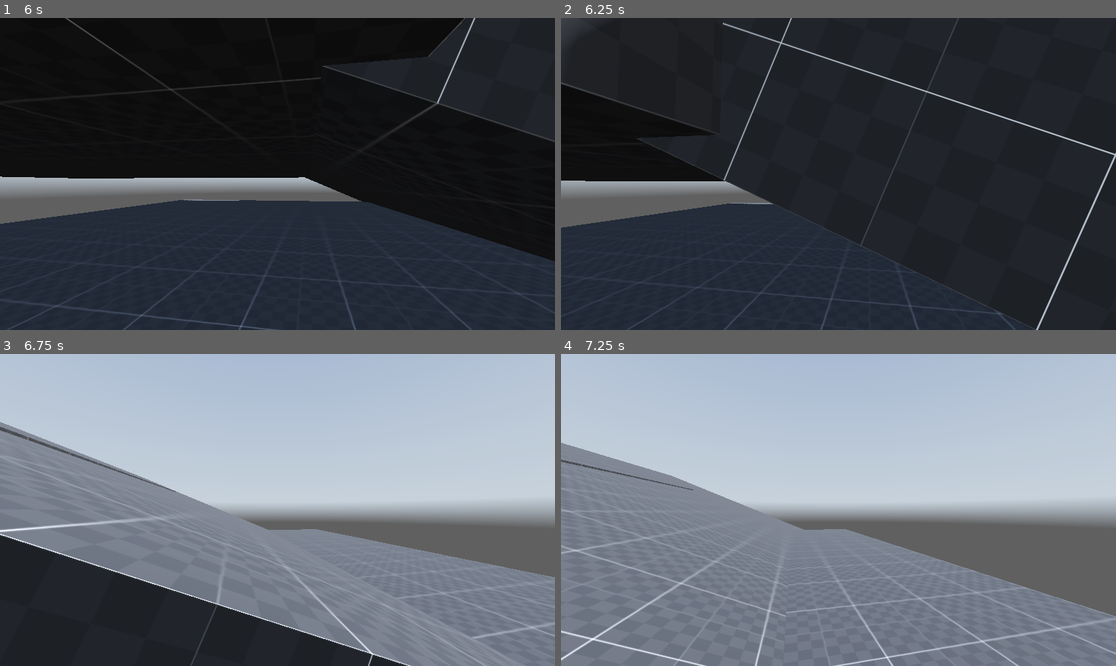
Above: before the commit, frames 1-4 (two rows, left to right).
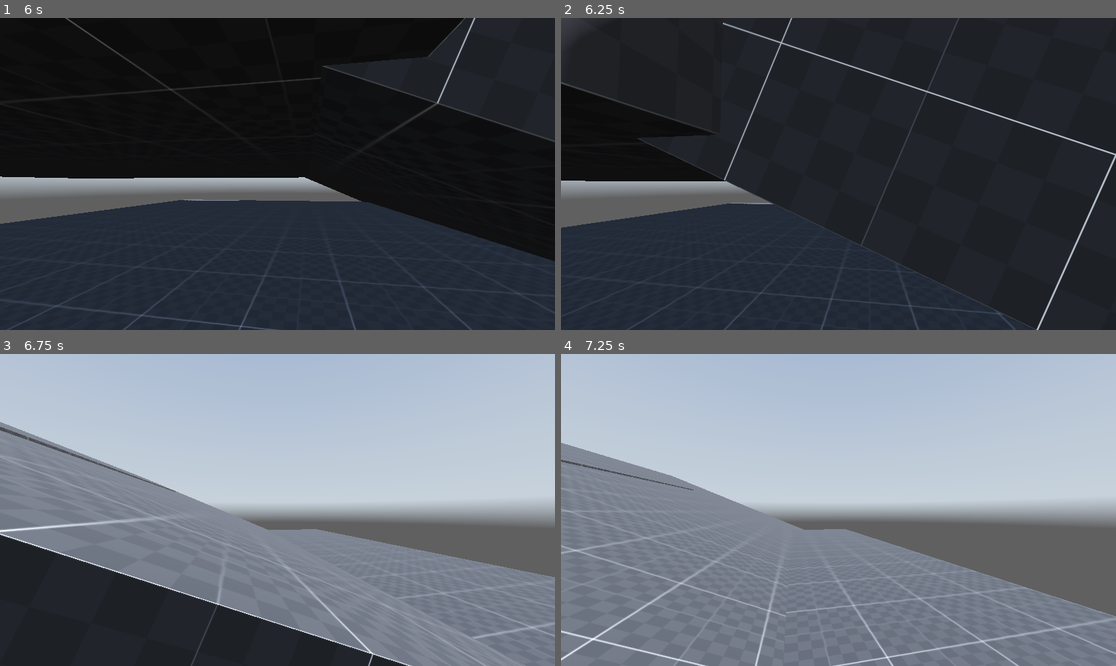
Above: after the commit, the same moments.

Repository: elmoradoo/Reflection
Game: Godot game, scene res://scenes/world.tscn
The game is run twice, just before and just after one commit, with the same random seed, the same clock (stepped at 60 frames per second) and the same inputs. A sky picture missing from this copy of the repository is replaced by a grey-blue gradient.
Inputs (mouse positions are in pixels of both pictures, inside the frame that each line leads up to):
- Up to frame 1 (6 s): tap Enter at 0.5 s; move the mouse to (305, 174) at 0.52 s; hold Ctrl (crouch) 0.53-1.28 s; hold W (forward) 0.53-5.78 s; tap Space (jump) at 0.77, 1.52, 3.02, 3.77, 4.52 s; move the mouse to (249, 174) at 1.27 s; tap Shift (sprint) every 1.5 s from 1.35 to 5.85 s; move the mouse to (288, 167) at 2.02 s; hold Ctrl (crouch) 2.03-2.78 s; move the mouse to (271, 180) at 2.77 s; move the mouse to (316, 177) at 3.52 s; hold Ctrl (crouch) 3.53-4.28 s; move the mouse to (233, 170) at 4.27 s; move the mouse to (283, 174) at 5.02 s; hold Ctrl (crouch) 5.03-5.78 s; move the mouse to (255, 167) at 5.77 s; hold D (right) from 5.78 s (still down)
- Up to frame 2 (6.25 s): keep holding D (right); tap Space (jump) at 6.02 s
- Up to frame 3 (6.75 s): move the mouse to (305, 510) at 6.52 s; release D (right) at 6.53 s; hold W (forward) from 6.53 s (still down); hold Ctrl (crouch) from 6.53 s (still down)
- Up to frame 4 (7.25 s): keep holding W (forward); keep holding Ctrl (crouch); tap Space (jump) at 6.77 s

Frame 1 is identical in both runs. In frame 2, 0.6% of the frame differs, in the area x 2-100%, y 0-100%; in frame 3, 0.1%; in frame 4, less than 0.1%.

Commit message:
Added floor to test scene

Diff:
--- a/scenes/world.tscn
+++ b/scenes/world.tscn
@@ -36,6 +36,12 @@
 size = Vector3(20, 1, 20)
 material = SubResource("StandardMaterial3D_lcn1r")
 
+[node name="CSGBox3D12" type="CSGBox3D" parent="stage"]
+transform = Transform3D(1, 0, 0, 0, 1, 0, 0, 0, 1, -10.9029, -10.4141, -4.57065)
+use_collision = true
+size = Vector3(48.1193, 1, 33.1727)
+material = SubResource("StandardMaterial3D_lcn1r")
+
 [node name="CSGBox3D2" type="CSGBox3D" parent="stage"]
 transform = Transform3D(1, 0, 0, 0, 1, 0, 0, 0, 1, 0, -0.5, -20)
 use_collision = true
@@ -62,6 +68,12 @@
 
 [node name="CSGBox3D10" type="CSGBox3D" parent="stage"]
 transform = Transform3D(-2.19642e-08, 0.500273, 0, -0.502482, -2.18676e-08, 0, 0, 0, 0.150082, -31.2471, 4.77527, 7.03945)
+use_collision = true
+size = Vector3(20, 1, 20)
+material = SubResource("StandardMaterial3D_lcn1r")
+
+[node name="CSGBox3D13" type="CSGBox3D" parent="stage"]
+transform = Transform3D(-2.19642e-08, 0.500273, 0, -0.502482, -2.18676e-08, 0, 0, 0, 0.150082, -15.2667, -5.07679, 8.36498)
 use_collision = true
 size = Vector3(20, 1, 20)
 material = SubResource("StandardMaterial3D_lcn1r")
